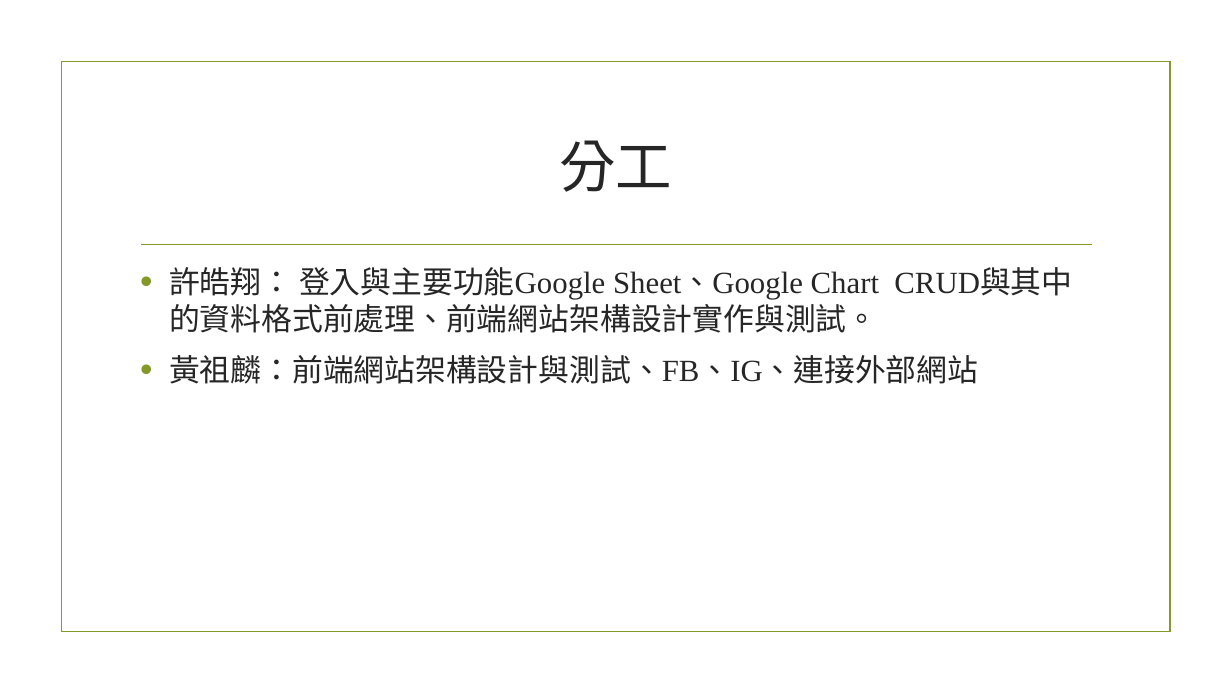
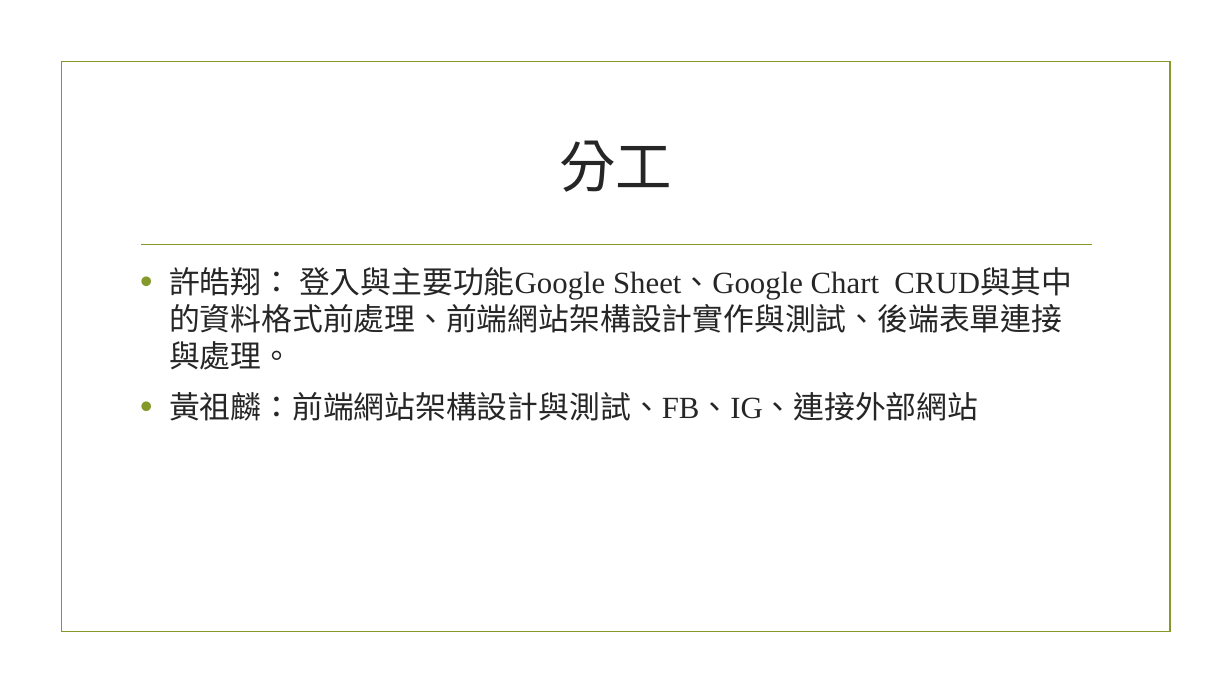
Before and after one commit to 00757039/NoFoodNoLife, a slide deck: slide 12 of 網站說明.pptx (slide 5 before the commit). Drawn at 1232x693 pixels with LibreOffice and Linux fonts; fonts in the diff are those of the drawing; background and template pictures are left out. Boxes give left, top, right and bottom in pixels: in the first picture for what was removed or moved away, otherwise in the second. Text is boxed around its words. In the diff, an @@ line names an element or a change of style, - is before the commit and + after.

```diff
--- a/網站說明.pptx
+++ b/網站說明.pptx
@@ text at box(169, 267, 1062, 370): text changed @@
-• 許皓翔： 登入與主要功能Google Sheet、Google Chart CRUD與其中的資料格式前處理、前端網站架構設計實作與測試。
+• 許皓翔： 登入與主要功能Google Sheet、Google Chart CRUD與其中的資料格式前處理、前端網站架構設計實作與測試、後端表單連接與處理。
```
Also in this commit, not shown: 3 other slides changed, 7 slides added, 14 other files.
